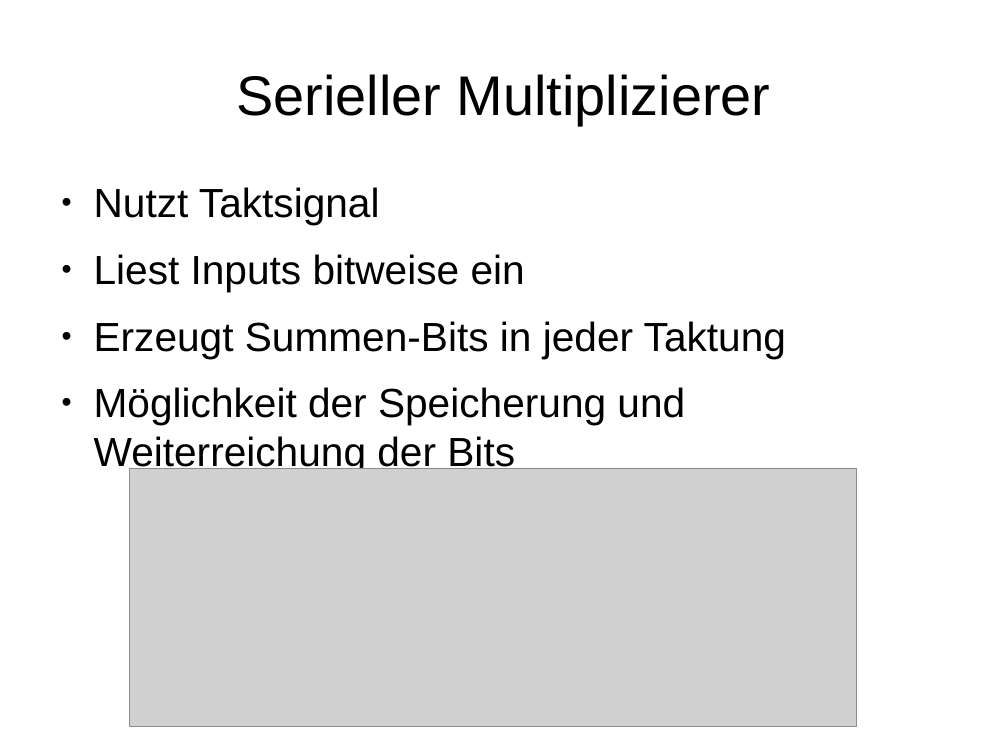
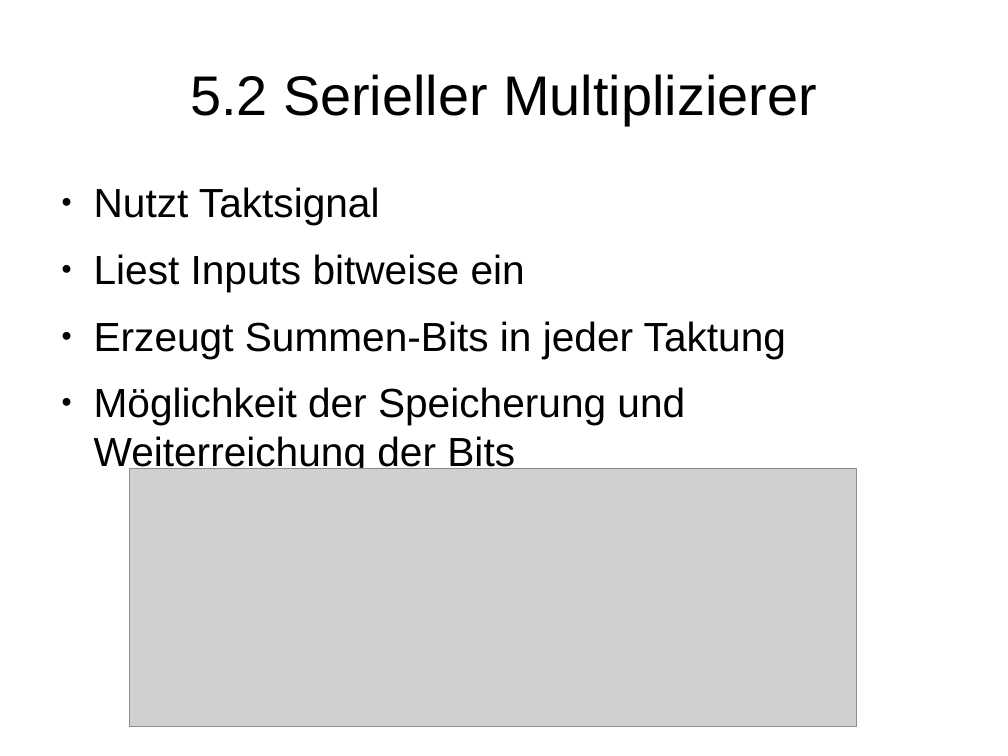
Before and after one commit to stadler-tom/schreibzeug, a slide deck: slide 16 of Presentation/Hauptseminar_RSA.odp. Drawn at 1008x756 pixels with LibreOffice and Linux fonts; fonts in the diff are those of the drawing; grey boxes stand for pictures. Boxes give left, top, right and bottom in pixels: in the first picture for what was removed or moved away, otherwise in the second. Text is boxed around its words. In the diff, an @@ line names an element or a change of style, - is before the commit and + after.

```diff
--- a/Presentation/Hauptseminar_RSA.odp
+++ b/Presentation/Hauptseminar_RSA.odp
@@ title at bbox=[190, 74, 816, 125]: text changed @@
-Serieller Multiplizierer
+5.2 Serieller Multiplizierer
```
Also in this commit, not shown: 12 other slides changed, 1 other file.
